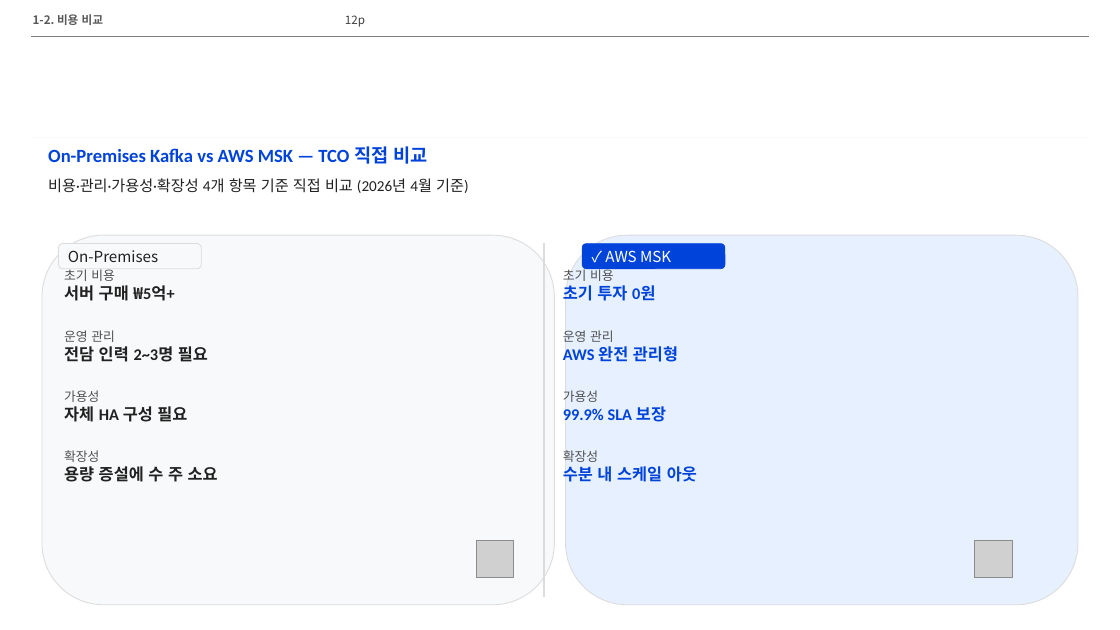
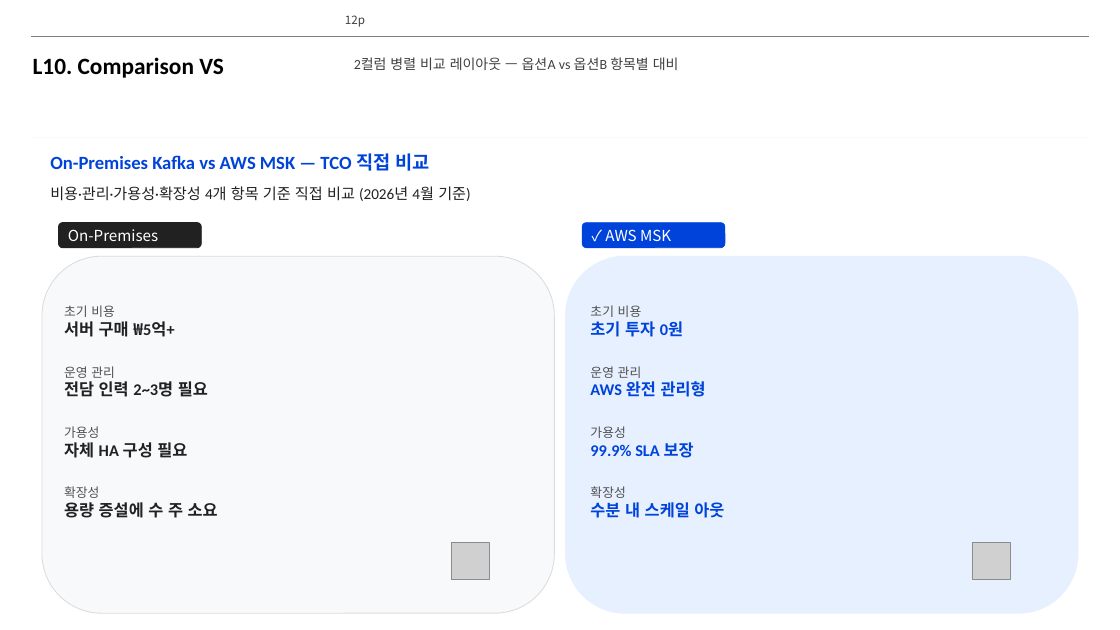
Before and after one commit to lhs6395-hslee/project-steer, a slide deck: slide 12 of results/pptx/AWS_MSK_Expert_Intro.pptx. Drawn at 1120x630 pixels with LibreOffice and Linux fonts; fonts in the diff are those of the drawing; grey boxes stand for pictures; background and template pictures are left out. Boxes give left, top, right and bottom in pixels: in the first picture for what was removed or moved away, otherwise in the second. Text is boxed around its words. In the diff, an @@ line names an element or a change of style, - is before the commit and + after.

```diff
--- a/results/pptx/AWS_MSK_Expert_Intro.pptx
+++ b/results/pptx/AWS_MSK_Expert_Intro.pptx
@@ text removed at <box>33,14,103,25</box> @@
-1-2. 비용 비교
@@ text added at <box>33,57,224,78</box>, 20 pt, text #000000, bold @@
+L10. Comparison VS
@@ text added at <box>354,57,679,70</box>, 12 pt, text #404040 @@
+2컬럼 병렬 비교 레이아웃 — 옵션A vs 옵션B 항목별 대비
@@ text "On-Premises Kafka vs AWS MSK ...": place and size @@
-text "On-Premises Kafka vs AWS MSK ..." at <box>48,146,427,164</box>
+text "On-Premises Kafka vs AWS MSK ..." at <box>50,153,430,171</box>
@@ text "비용·관리·가용성·확장성 4개 항목 기준 직접 ...": place and size @@
-text "비용·관리·가용성·확장성 4개 항목 기준 직접 ..." at <box>48,178,468,193</box>
+text "비용·관리·가용성·확장성 4개 항목 기준 직접 ..." at <box>50,186,470,201</box>
@@ rounded rectangle "On-Premises": place and size @@
-rounded rectangle "On-Premises" at <box>59,244,202,269</box>
+rounded rectangle "On-Premises" at <box>59,223,202,248</box>
@@ rounded rectangle "On-Premises" at <box>59,223,202,248</box>: text colour #212121 to #FFFFFF; fill #F8F9FA to #212121; outline #DCDCDC 0.75 pt to #212121 0.75 pt @@
@@ rounded rectangle "✓ AWS MSK": place and size @@
-rounded rectangle "✓ AWS MSK" at <box>582,244,725,269</box>
+rounded rectangle "✓ AWS MSK" at <box>582,223,725,248</box>
@@ rounded rectangle: place and size @@
-rounded rectangle at <box>42,235,555,605</box>
+rounded rectangle at <box>42,256,555,613</box>
@@ rectangle removed at <box>544,244,544,597</box> @@
@@ rounded rectangle: place and size @@
-rounded rectangle at <box>565,235,1078,605</box>
+rounded rectangle at <box>565,256,1078,613</box>
@@ rounded rectangle at <box>565,256,1078,613</box>: outline #DCDCDC 0.75 pt to #E6F0FF 0.75 pt @@
@@ text "초기 비용": place and size @@
-text "초기 비용" at <box>64,269,218,482</box>
+text "초기 비용" at <box>64,305,218,518</box>
@@ text "초기 비용": place and size @@
-text "초기 비용" at <box>563,267,697,482</box>
+text "초기 비용" at <box>590,305,724,518</box>
@@ picture: place and size @@
-picture at <box>476,540,514,578</box>
+picture at <box>452,542,490,580</box>
```
Also in this commit, not shown: 9 other slides changed, 4 other files.
